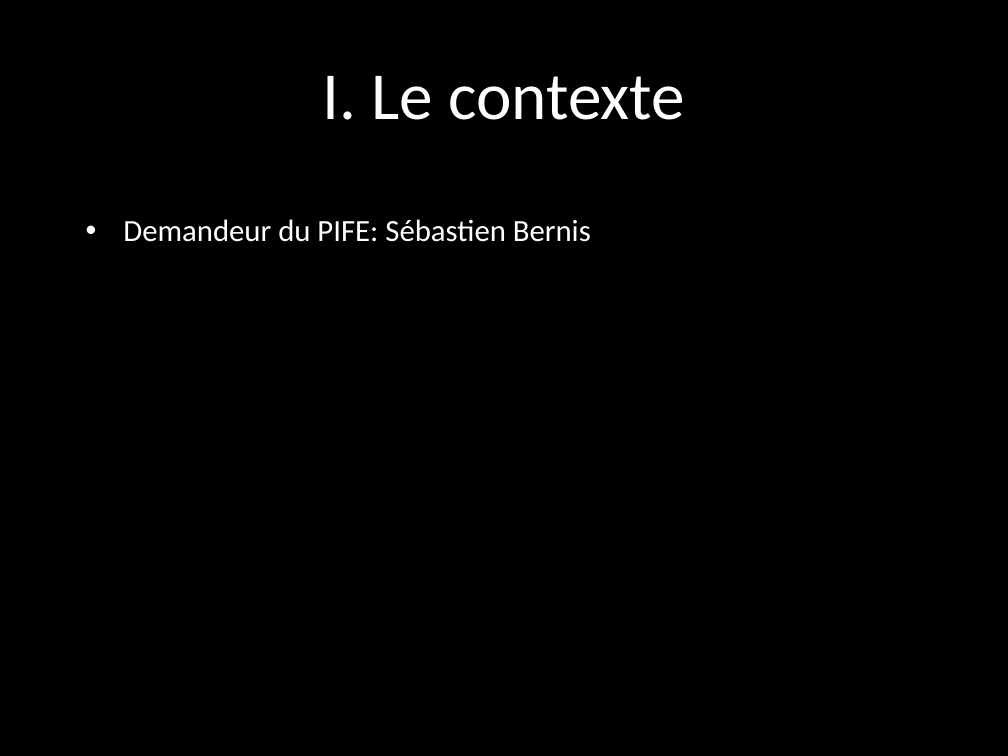
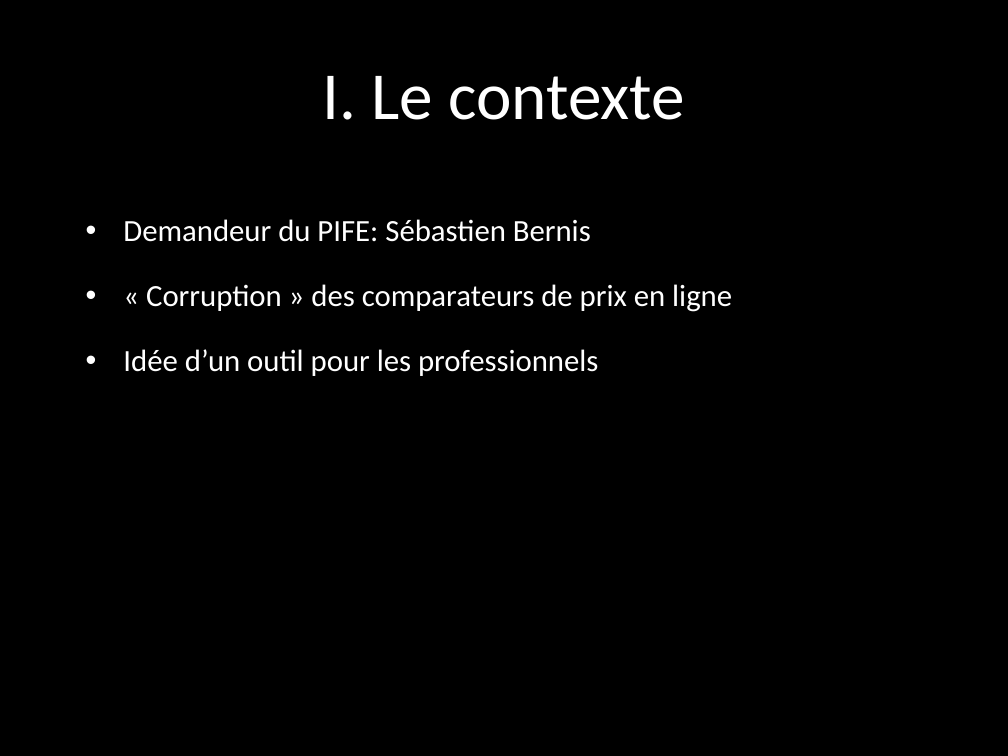
Before and after one commit to 0xclem/PricingComparator, a slide deck: slide 3 of Documents/Soutenance/slide.pptx. Drawn at 1008x756 pixels with LibreOffice and Linux fonts; fonts in the diff are those of the drawing; background and template pictures are left out. Boxes give left, top, right and bottom in pixels: in the first picture for what was removed or moved away, otherwise in the second. Text is boxed around its words. In the diff, an @@ line names an element or a change of style, - is before the commit and + after.

Commit message:
update ppt

```diff
--- a/Documents/Soutenance/slide.pptx
+++ b/Documents/Soutenance/slide.pptx
@@ text at (x1=123, y1=284, x2=732, y2=376): paragraphs added @@
+• « Corruption » des comparateurs de prix en ligne
+• Idée d’un outil pour les professionnels
```
Also in this commit, not shown: 5 slides added, 5 slides removed.
